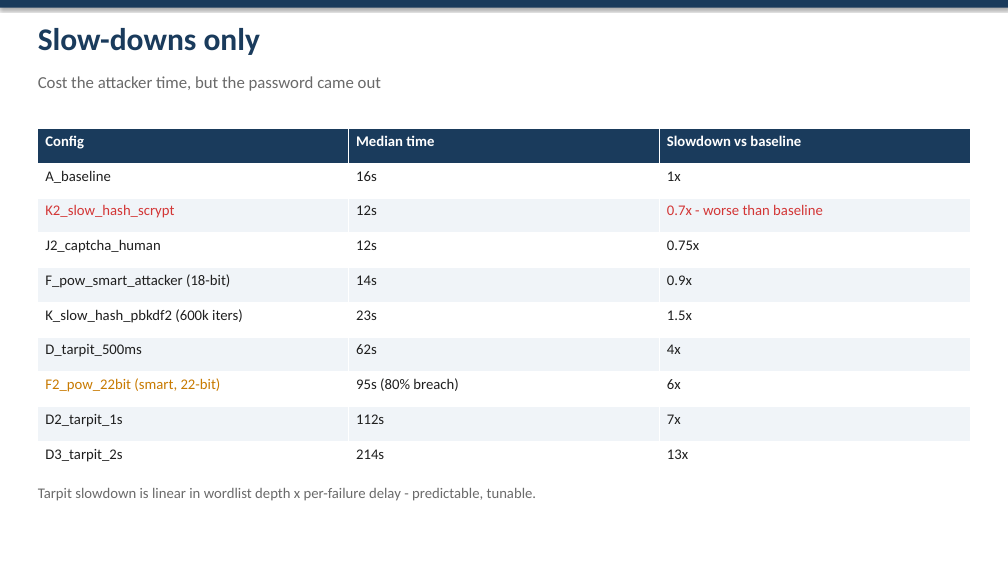
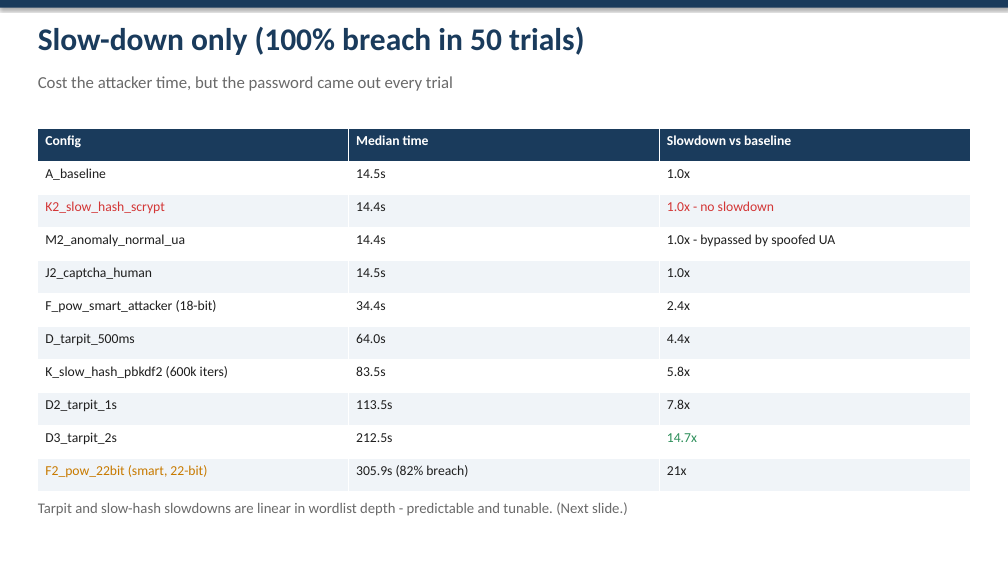
Before and after one commit to Spring-2026-Information-Security/Research-Project, a slide deck: slide 15 of Presentation.pptx (slide 14 before the commit). Drawn at 1008x567 pixels with LibreOffice and Linux fonts; fonts in the diff are those of the drawing. Boxes give left, top, right and bottom in pixels: in the first picture for what was removed or moved away, otherwise in the second. Text is boxed around its words. In the diff, an @@ line names an element or a change of style, - is before the commit and + after.

Commit message:
update presentation

```diff
--- a/Presentation.pptx
+++ b/Presentation.pptx
@@ text at <box>38,27,584,55</box>: text changed @@
-Slow-downs only
+Slow-down only (100% breach in 50 trials)
@@ text at <box>38,76,453,91</box>: text changed @@
-Cost the attacker time, but the password came out
+Cost the attacker time, but the password came out every trial
@@ table at <box>38,129,970,492</box> @@
-row 2: A_baseline | 16s | 1x
-row 3: K2_slow_hash_scrypt | 12s | 0.7x - worse than baseline
-row 4: J2_captcha_human | 12s | 0.75x
-row 5: F_pow_smart_attacker (18-bit) | 14s | 0.9x
-row 6: K_slow_hash_pbkdf2 (600k iters) | 23s | 1.5x
-row 7: D_tarpit_500ms | 62s | 4x
-row 8: F2_pow_22bit (smart, 22-bit) | 95s (80% breach) | 6x
-row 9: D2_tarpit_1s | 112s | 7x
-row 10: D3_tarpit_2s | 214s | 13x
+row 2: A_baseline | 14.5s | 1.0x
+row 3: K2_slow_hash_scrypt | 14.4s | 1.0x - no slowdown
+row 4: M2_anomaly_normal_ua | 14.4s | 1.0x - bypassed by spoofed UA
+row 5: J2_captcha_human | 14.5s | 1.0x
+row 6: F_pow_smart_attacker (18-bit) | 34.4s | 2.4x
+row 7: D_tarpit_500ms | 64.0s | 4.4x
+row 8: K_slow_hash_pbkdf2 (600k iters) | 83.5s | 5.8x
+row 9: D2_tarpit_1s | 113.5s | 7.8x
+row 10: D3_tarpit_2s | 212.5s | 14.7x
+row 11: F2_pow_22bit (smart, 22-bit) | 305.9s (82% breach) | 21x
@@ text at <box>38,502,628,516</box>: text changed @@
-Tarpit slowdown is linear in wordlist depth x per-failure delay - predictable, tunable.
+Tarpit and slow-hash slowdowns are linear in wordlist depth - predictable and tunable. (Next slide.)
```
Also in this commit, not shown: 4 other slides changed, 5 slides added, 2 slides removed, 2 other files.
